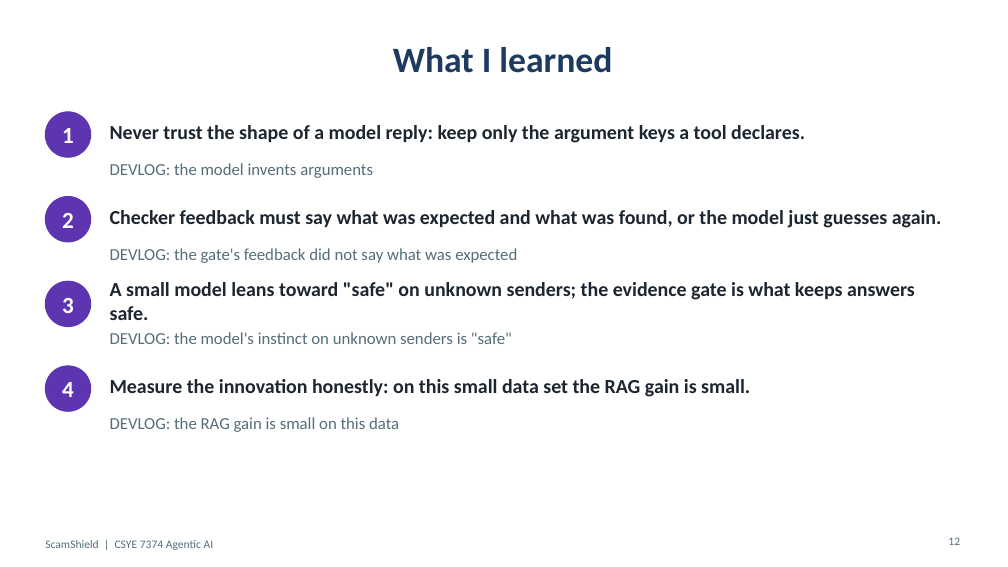
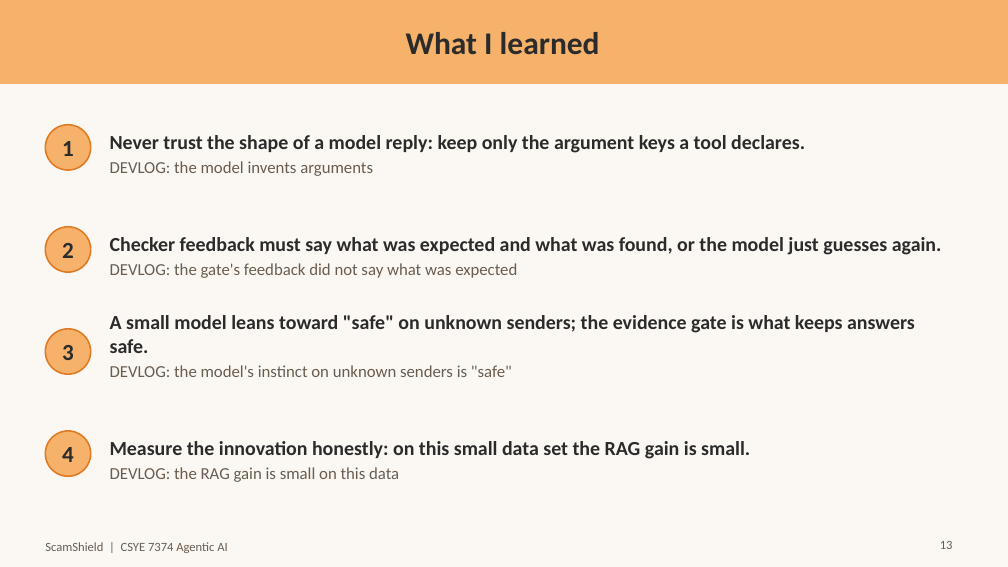
Before and after one commit to ARUNAS95/ScamShield, a slide deck: slide 13 of docs/ScamShield_Presentation.pptx (slide 12 before the commit). Drawn at 1008x567 pixels with LibreOffice and Linux fonts; fonts in the diff are those of the drawing. Boxes give left, top, right and bottom in pixels: in the first picture for what was removed or moved away, otherwise in the second. Text is boxed around its words. In the diff, an @@ line names an element or a change of style, - is before the commit and + after.

Commit message:
Restyle the deck: off-white and light orange; add the large blind test slide
Colors are named constants in build_pptx.js. The new slide reads
large_rules.txt and, once the live run exists, large_agent_rag_results.json.

```diff
--- a/docs/ScamShield_Presentation.pptx
+++ b/docs/ScamShield_Presentation.pptx
@@ background #FFFFFF to #FBF8F3 @@
@@ rectangle added at (0, 0, 1008, 83), fill #F6B26B, outline #F6B26B 1 pt @@
@@ title "What I learned": place and size @@
-title "What I learned" at (393, 47, 612, 73)
+title "What I learned" at (406, 32, 600, 55)
@@ title "What I learned" at (406, 32, 600, 55): size 34 to 30 pt, text colour #1F3A5F to #2B2B2B @@
@@ text "Never trust the shape of ...": place and size @@
-text "Never trust the shape of ..." at (110, 125, 805, 143)
+text "Never trust the shape of ..." at (110, 135, 805, 153)
@@ 2 texts, 1 ellipse: place and size @@
-2 texts, 1 ellipse at (45, 112, 517, 263)
+2 texts, 1 ellipse at (45, 125, 517, 278)
@@ text "2": place and size @@
-text "2" at (62, 213, 74, 228)
+text "2" at (62, 243, 74, 258)
@@ ellipse: place and size @@
-ellipse at (45, 197, 91, 242)
+ellipse at (45, 227, 91, 272)
@@ ellipse removed at (45, 281, 91, 327) @@
@@ text "A small model leans toward ...": place and size @@
-text "A small model leans toward ..." at (110, 282, 915, 320)
+text "A small model leans toward ..." at (110, 315, 915, 353)
@@ text "3": place and size @@
-text "3" at (62, 298, 74, 313)
+text "3" at (62, 345, 74, 360)
@@ fill #5E35B1 to #F6B26B; outline #5E35B1 1 pt to #E07B24 1.5 pt in 3 elements at (45, 125, 91, 170), (45, 227, 91, 272), (45, 329, 91, 374) @@
@@ ellipse: place and size @@
-ellipse at (45, 366, 91, 411)
+ellipse at (45, 329, 91, 374)
@@ text "DEVLOG: the model's instinct on ...": place and size @@
-text "DEVLOG: the model's instinct on ..." at (110, 332, 512, 344)
+text "DEVLOG: the model's instinct on ..." at (110, 365, 512, 377)
@@ text colour #1C2630 to #2B2B2B; vertical alignment middle to bottom in 4 elements at (110, 135, 805, 153), (110, 237, 942, 255), (110, 315, 915, 353), (110, 441, 750, 459) @@
@@ text "Measure the innovation honestly: on ...": place and size @@
-text "Measure the innovation honestly: on ..." at (110, 379, 750, 397)
+text "Measure the innovation honestly: on ..." at (110, 441, 750, 459)
@@ text colour #FFFFFF to #2B2B2B in 4 elements at (62, 141, 74, 156), (62, 243, 74, 258), (62, 345, 74, 360), (62, 447, 74, 462) @@
@@ text "4": place and size @@
-text "4" at (62, 382, 74, 397)
+text "4" at (62, 447, 74, 462)
@@ ellipse added at (45, 431, 91, 476), fill #F6B26B, outline #E07B24 1.5 pt @@
@@ text colour #546E7A to #6A5D50 in 4 elements at (110, 161, 373, 176), (110, 263, 517, 278), (110, 365, 512, 377), (110, 467, 399, 482) @@
@@ text "DEVLOG: the RAG gain is ...": place and size @@
-text "DEVLOG: the RAG gain is ..." at (110, 417, 399, 432)
+text "DEVLOG: the RAG gain is ..." at (110, 467, 399, 482)
@@ text "ScamShield | CSYE 7374 Agentic ..." at (45, 542, 227, 553): size 11 to 12 pt, text colour #546E7A to #6A5D50 @@
@@ page number removed at (948, 537, 960, 545) @@
-12
@@ page number added at (940, 541, 953, 549), 12 pt, text #6A5D50 @@
+13
```
Also in this commit, not shown: 12 other slides changed, 1 slide added, 3 other files.
